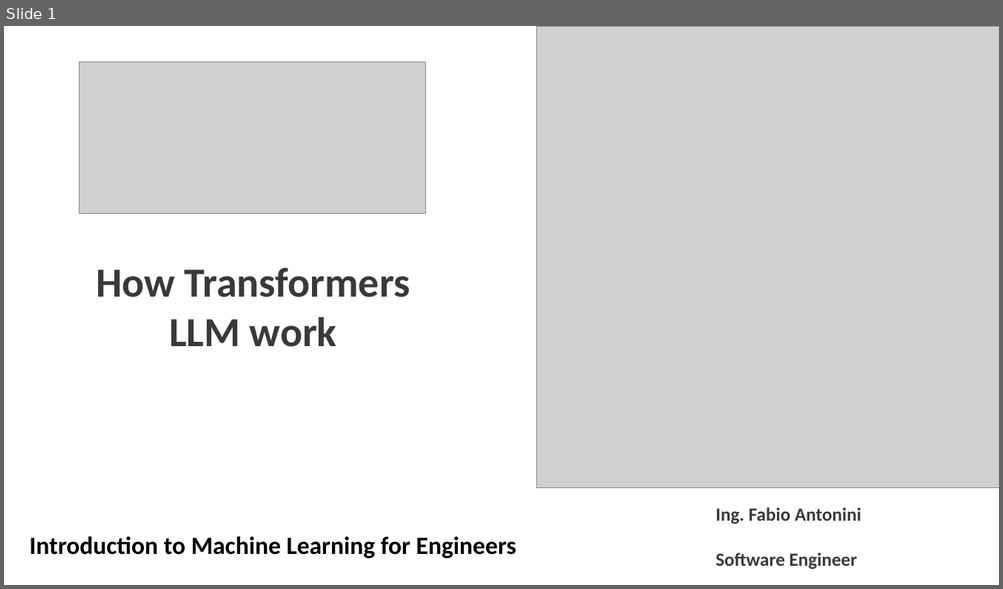
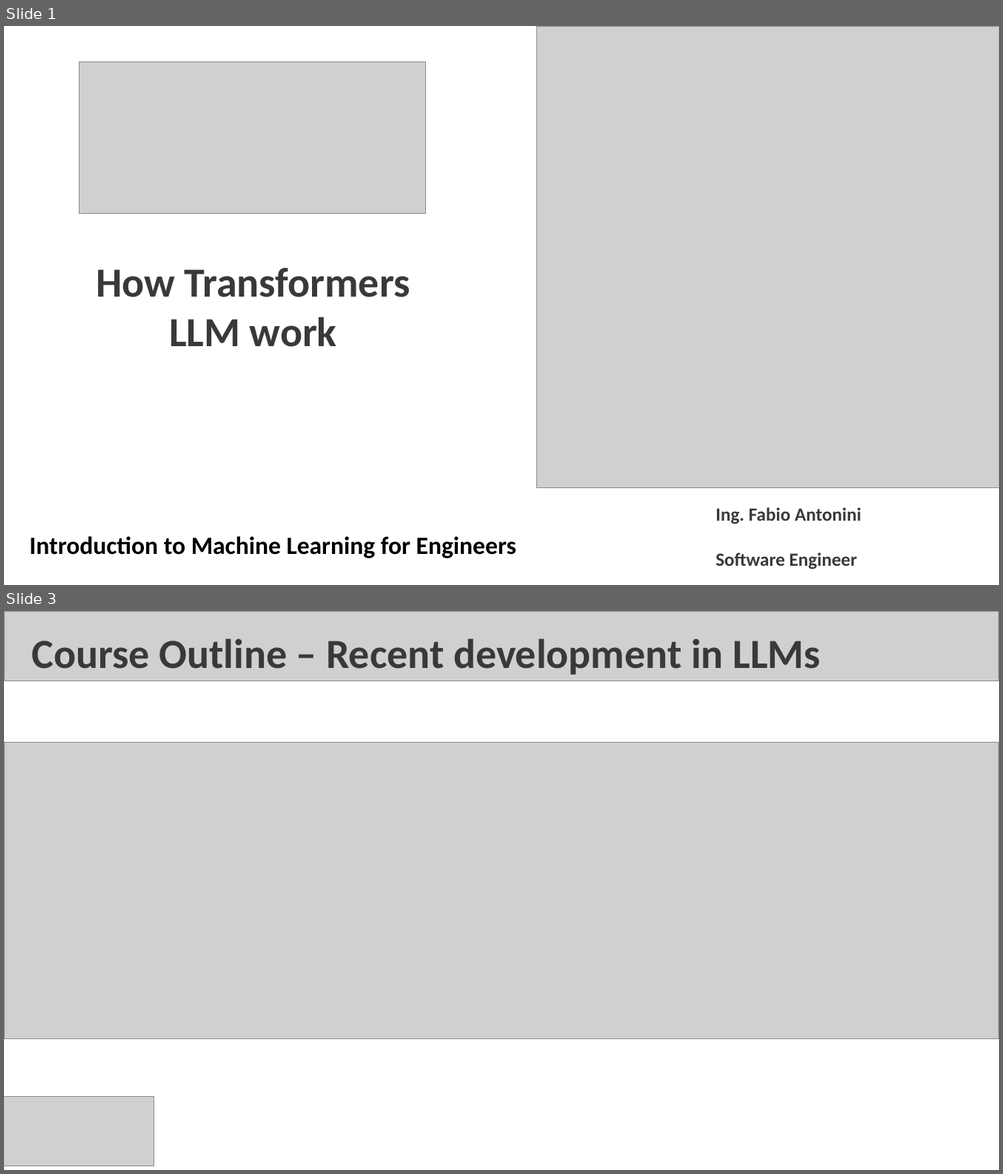
Before and after one commit to fabioantonini/dlai-short-courses, a slide deck: How Transformer LLMs Work/Slides/HowTransformersLLMwork.pptx. Shown one above the other, each under a label of ours: slide 1 before the commit, slides 1 and 3 after it; the slides between them are not shown. The pictures are 1003x589 and 1003x1174 pixels, drawn with LibreOffice and Linux fonts; fonts in the diff are those of the drawing; grey boxes stand for pictures; background and template pictures are left out. Boxes give left, top, right and bottom in pixels: in the first picture for what was removed or moved away, otherwise in the second. Text is boxed around its words. In the diff, an @@ line names an element or a change of style, - is before the commit and + after.

Commit message:
new pictures and pptx updated

```diff
--- a/How Transformer LLMs Work/Slides/HowTransformersLLMwork.pptx
+++ b/How Transformer LLMs Work/Slides/HowTransformersLLMwork.pptx
@@ slide 3 added at [4,611,999,1170], background #FFFFFF @@
@@ picture added at [4,611,999,681] @@
@@ text added at [31,638,819,675], 40 pt, text #3B3838, bold @@
+Course Outline – Recent development in LLMs
@@ picture added at [4,742,999,1039] @@
@@ picture added at [4,1096,154,1167] @@
```
Also in this commit, not shown: 12 other slides added, 1 slide removed, 17 other files.
